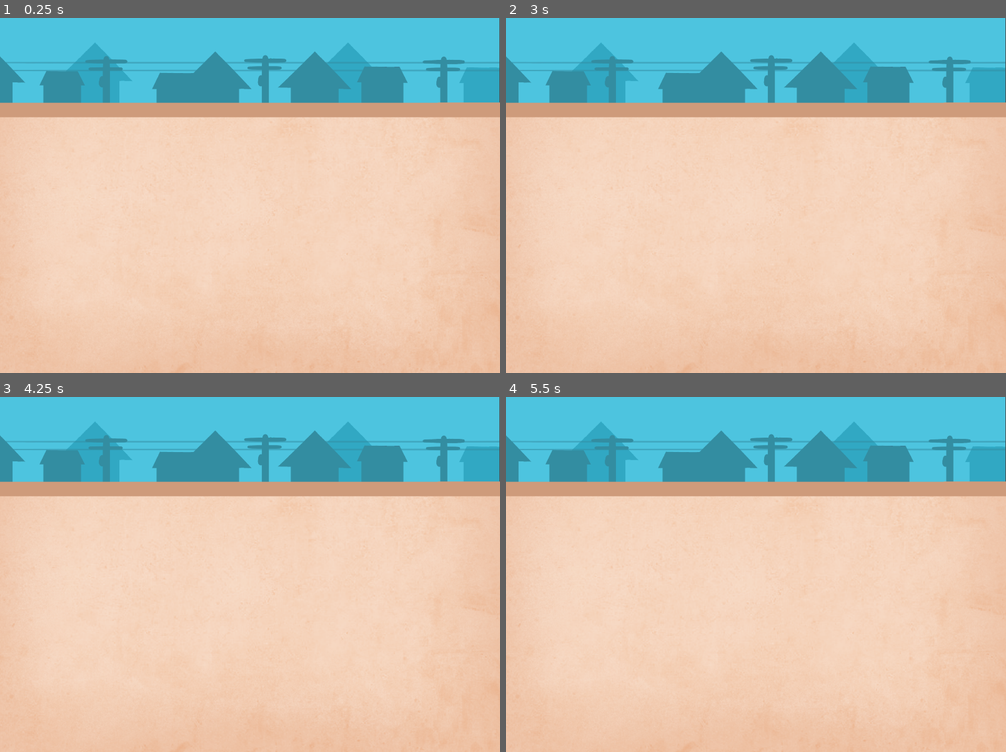
Above: before the commit, frames 1-4 (two rows, left to right).
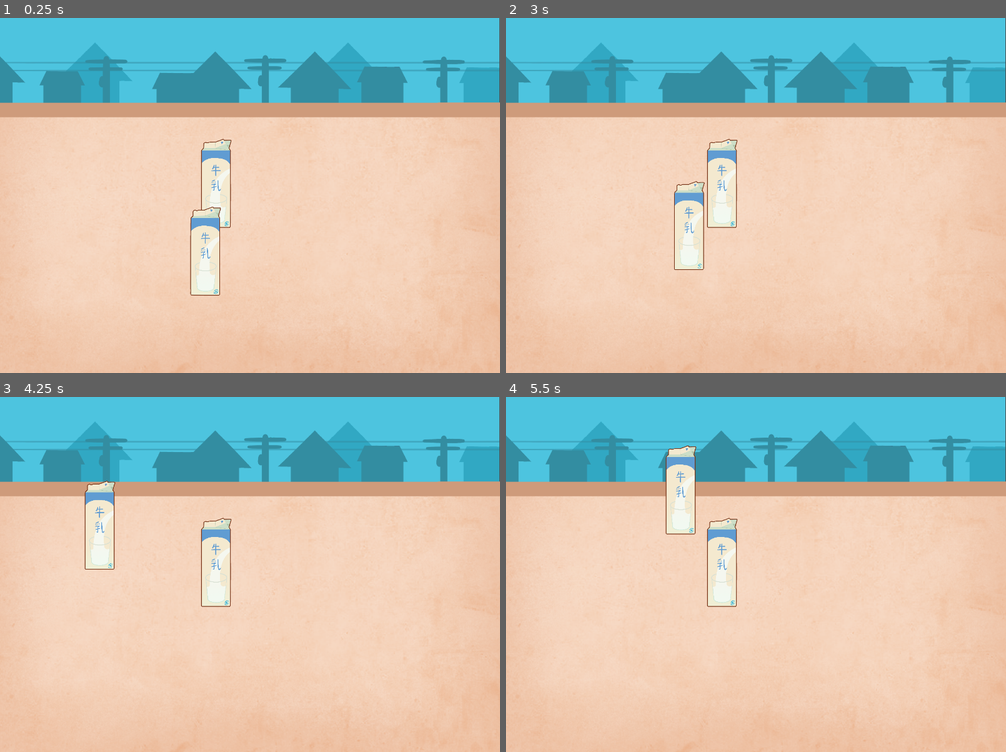
Above: after the commit, the same moments.

Repository: rararana/chiba-trash-management-game
Game: Godot game, scene res://scenes/base_level.tscn
The game is run twice, just before and just after one commit, with the same random seed, the same clock (stepped at 60 frames per second) and the same inputs. Before the commit the project has no main scene; this scene is started directly in both runs.
Inputs (mouse positions are in pixels of both pictures, inside the frame that each line leads up to):
- Up to frame 1 (0.25 s): no input
- Up to frame 2 (3 s): tap Enter at 0.5, 2.75 s; move the mouse to (866, 177) at 0.52 s; click (866, 177) at 0.67 s; tap Space at 1.25 s; drag from (656, 213) to (731, 266) at 1.27 s; move the mouse to (806, 117) at 2.02 s; click (806, 117) at 2.17 s; drag from (731, 266) to (606, 142) at 2.77 s
- Up to frame 3 (4.25 s): move the mouse to (400, 627) at 3.52 s; click (400, 627) at 3.67 s
- Up to frame 4 (5.5 s): tap Space at 4.25 s; drag from (606, 521) to (681, 485) at 4.27 s; move the mouse to (781, 574) at 5.02 s; click (781, 574) at 5.17 s

The runs differ from the first frame. In frame 1, 1.5% of the frame differs, in the area x 38-47%, y 33-79%; in frame 2, 1.7%; in frame 3, 1.7%; in frame 4, 2.1%, in the area x 31-47%, y 13-60%.

Commit message:
feat: add spawn mechanism

Diff:
--- a/chiba-trash-management/project.godot
+++ b/chiba-trash-management/project.godot
@@ -11,6 +11,7 @@
 [application]
 
 config/name="Chiba Trash Management"
+run/main_scene="uid://43gw27543sk2"
 config/features=PackedStringArray("4.6", "GL Compatibility")
 config/icon="res://icon.svg"
 
--- /dev/null
+++ b/chiba-trash-management/resources/trash/mmilk1.tres
@@ -0,0 +1,13 @@
+[gd_resource type="Resource" script_class="TrashData" format=3 uid="uid://b5kavqx3pshp7"]
+
+[ext_resource type="Texture2D" uid="uid://cxfw4wny5jxqj" path="res://assets/visual/trash/milk-1.PNG" id="1_w7vvw"]
+[ext_resource type="Script" uid="uid://bgsobymilpwpg" path="res://resources/trash_data.gd" id="2_5bfq2"]
+[ext_resource type="Texture2D" uid="uid://dvu5kgbc16od7" path="res://assets/visual/trash/milk-2.PNG" id="2_oye3u"]
+
+[resource]
+script = ExtResource("2_5bfq2")
+item_name = "Mmilk"
+item_texture = ExtResource("1_w7vvw")
+tools_needed = Array[String](["Scissors", "Sponge"])
+next_state = ExtResource("2_oye3u")
+metadata/_custom_type_script = "uid://bgsobymilpwpg"
--- /dev/null
+++ b/chiba-trash-management/resources/trash/mmilk2.tres
@@ -0,0 +1,11 @@
+[gd_resource type="Resource" script_class="TrashData" format=3 uid="uid://dt3iqeuh38wrn"]
+
+[ext_resource type="Script" uid="uid://bgsobymilpwpg" path="res://resources/trash_data.gd" id="1_8725d"]
+[ext_resource type="Texture2D" uid="uid://dvu5kgbc16od7" path="res://assets/visual/trash/milk-2.PNG" id="1_eo2sq"]
+
+[resource]
+script = ExtResource("1_8725d")
+item_name = "Mmilk"
+item_texture = ExtResource("1_eo2sq")
+tools_needed = Array[String](["Scissors", "Sponge"])
+metadata/_custom_type_script = "uid://bgsobymilpwpg"
--- /dev/null
+++ b/chiba-trash-management/resources/trash_data.gd
@@ -0,0 +1,8 @@
+extends Resource
+class_name TrashData
+
+@export var item_name: String
+@export var item_texture: Texture2D
+@export var category: String = "Paper"
+@export var tools_needed: Array[String] = []
+@export var next_state: Resource
--- /dev/null
+++ b/chiba-trash-management/scenes/base_level.gd
@@ -0,0 +1,24 @@
+extends Node2D
+
+@export var trash_scene: PackedScene
+@export var trash_data_list: Array[Resource]
+@export var scatter_radius: float = 150.0
+@onready var spawner = %SpawnerArea
+
+func _ready():
+	spawn_trash()
+
+func spawn_trash():
+	if trash_data_list.is_empty():
+		return
+
+	for data in trash_data_list:
+		var new_trash = trash_scene.instantiate()
+		new_trash.item_data = data
+
+		var random_x = randf_range(-scatter_radius, scatter_radius)
+		var random_y = randf_range(-scatter_radius, scatter_radius)
+		var random_offset = Vector2(random_x, random_y)
+
+		new_trash.global_position = spawner.global_position + random_offset
+		add_child(new_trash)
--- a/chiba-trash-management/scenes/base_level.tscn
+++ b/chiba-trash-management/scenes/base_level.tscn
@@ -1,11 +1,18 @@
 [gd_scene format=3 uid="uid://43gw27543sk2"]
 
 [ext_resource type="Texture2D" uid="uid://dlya5lv1qrmii" path="res://assets/visual/morning-bg.png" id="1_dbkse"]
+[ext_resource type="Script" uid="uid://bbs5ag2wm52dl" path="res://scenes/base_level.gd" id="1_oox4p"]
 [ext_resource type="Texture2D" uid="uid://552xe1kjs07h" path="res://assets/visual/placement-box.PNG" id="2_0n1tn"]
+[ext_resource type="PackedScene" uid="uid://dwu8w5ihi8elj" path="res://scenes/trash_item.tscn" id="2_3aqo6"]
+[ext_resource type="Resource" uid="uid://b5kavqx3pshp7" path="res://resources/trash/mmilk1.tres" id="2_k2uud"]
 
 [node name="BaseLevel" type="Node2D" unique_id=1660347800]
+script = ExtResource("1_oox4p")
+trash_scene = ExtResource("2_3aqo6")
+trash_data_list = Array[Resource]([ExtResource("2_k2uud"), ExtResource("2_k2uud")])
 
 [node name="BackgroundLayer" type="CanvasLayer" parent="." unique_id=1792557259]
+layer = -1
 
 [node name="SkyBackground" type="TextureRect" parent="BackgroundLayer" unique_id=427897275]
 anchors_preset = 15
@@ -19,6 +26,7 @@
 expand_mode = 2
 
 [node name="PlacementLayer" type="CanvasLayer" parent="." unique_id=424172995]
+layer = -1
 
 [node name="PlacementBackground" type="TextureRect" parent="PlacementLayer" unique_id=351141693]
 anchors_preset = 15
@@ -36,3 +44,5 @@
 [node name="Tools" type="Node2D" parent="." unique_id=54998351]
 
 [node name="SpawnerArea" type="Marker2D" parent="." unique_id=1834674229]
+unique_name_in_owner = true
+position = Vector2(726, 586)
--- /dev/null
+++ b/chiba-trash-management/scenes/trash_item.gd
@@ -0,0 +1,63 @@
+extends Area2D
+
+@export var item_data: Resource
+@export var MAX_SIZE = 150.0
+@onready var sprite: Sprite2D = %Sprite2D
+@onready var collision: CollisionShape2D = %CollisionShape2D
+var is_dragging: bool = false
+var drop_tween: Tween
+
+# Called when the node enters the scene tree for the first time.
+func _ready() -> void:
+	input_event.connect(_on_input_event)
+	if item_data:
+		sprite.texture = item_data.item_texture # ini ntar buat dulu
+		_resize_item()
+		_update_hitbox()
+
+func _resize_item():
+	var tex_size = sprite.texture.get_size()
+	var max_side = max(tex_size.x, tex_size.y)
+	if max_side > MAX_SIZE:
+		var scale_factor = MAX_SIZE / max_side
+		sprite.scale = Vector2(scale_factor, scale_factor)
+
+func _update_hitbox():
+	var new_shape = RectangleShape2D.new()
+	new_shape.size = sprite.texture.get_size() * sprite.scale
+	collision.shape = new_shape
+
+func _on_input_event(viewport, event, shape_idx):
+	if event is InputEventMouseButton and event.button_index == MOUSE_BUTTON_LEFT:
+		if event.pressed:
+			is_dragging = true
+			z_index = 10
+			get_viewport().set_input_as_handled()
+			if drop_tween and drop_tween.is_valid():
+				drop_tween.kill()
+		else:
+			is_dragging = false
+			z_index = 0
+			_animate_drop()
+			check_drop_zone()
+
+func _animate_drop():
+	drop_tween = create_tween()
+	var target_pos = global_position + Vector2(0, 10)
+	drop_tween.tween_property(self, "global_position", target_pos, 0.1) \
+		.set_trans(Tween.TRANS_SINE) \
+		.set_ease(Tween.EASE_OUT)
+
+func check_drop_zone():
+	pass
+
+# Called every frame. 'delta' is the elapsed time since the previous frame.
+func _process(delta: float) -> void:
+	if is_dragging:
+		global_position = get_global_mouse_position()
+
+func apply_tool():
+	if item_data.next_state:
+		item_data = item_data.next_state
+		sprite.texture = item_data.item_texture
+		_update_hitbox()
--- a/chiba-trash-management/scenes/trash_item.tscn
+++ b/chiba-trash-management/scenes/trash_item.tscn
@@ -1,11 +1,17 @@
 [gd_scene format=3 uid="uid://dwu8w5ihi8elj"]
+
+[ext_resource type="Script" uid="uid://bwwg04l8a85l8" path="res://scenes/trash_item.gd" id="1_a56e1"]
 
 [sub_resource type="RectangleShape2D" id="RectangleShape2D_whxsk"]
 
 [node name="TrashItem" type="Area2D" unique_id=1427579114]
+script = ExtResource("1_a56e1")
+MAX_SIZE = 300.0
 
 [node name="Sprite2D" type="Sprite2D" parent="." unique_id=2045410212]
+unique_name_in_owner = true
 
 [node name="CollisionShape2D" type="CollisionShape2D" parent="." unique_id=1576889550]
+unique_name_in_owner = true
 position = Vector2(-2, 0)
 shape = SubResource("RectangleShape2D_whxsk")
Binary file added: chiba-trash-management/assets/visual/trash/milk-1.PNG
Binary file added: chiba-trash-management/assets/visual/trash/milk-2.PNG
